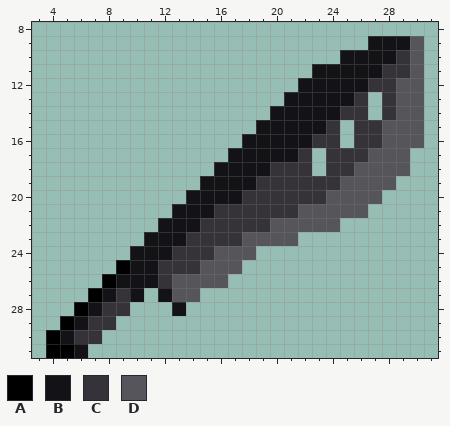
Pixel-art sprite: Curse_of_Druid/Assets/Sprites/item_resource/machete.png. This is how it looked before the edit.
The file is 32x32 pixels. Shown: x 3..31, y 8..31.
Palette (. is transparent): A #000000  B #131216  C #353339  D #57555c
Pixels before, first column x 4:
 9 .......................BBBD
10 .....................BBBBCD
11 ...................BBBBBCCD
12 ..................BBBBBCCDD
13 .................BBBBBC.CDD
14 ................BBBBBCC.CDD
15 ...............BBBBBC.CCDDD
16 ..............BBBBBCC.CCDDD
17 .............BBBBBC.CCCDDD.
18 ............BBBBCCC.CCDDDD.
19 ...........BBBBCCCCCCDDDD..
20 ..........BBBBCCCCCCDDDD...
21 .........BBBCCCCCCDDDDD....
22 ........BBBCCCCCDDDDD......
23 .......BBBCCCCDDDD.........
24 ......BBBCCCDDD............
25 .....ABBCCCDDD.............
26 ....ABBBCDDDD..............
27 ...ABCB.BDD................
28 ..ABCC...B.................
29 .ABCC......................
30 ABCC.......................
31 AAB........................
After:
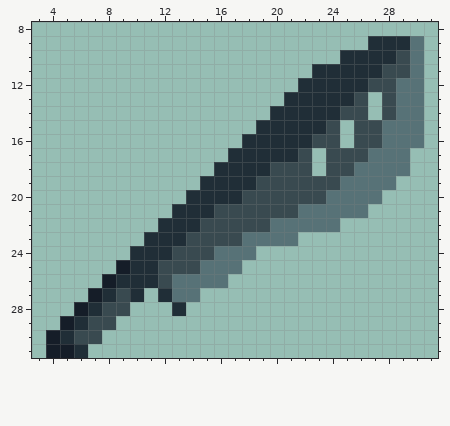
Changes in this commit:
colour A: #000000 -> #151d28
colour B: #131216 -> #202e37
colour C: #353339 -> #394a50
colour D: #57555c -> #577277
